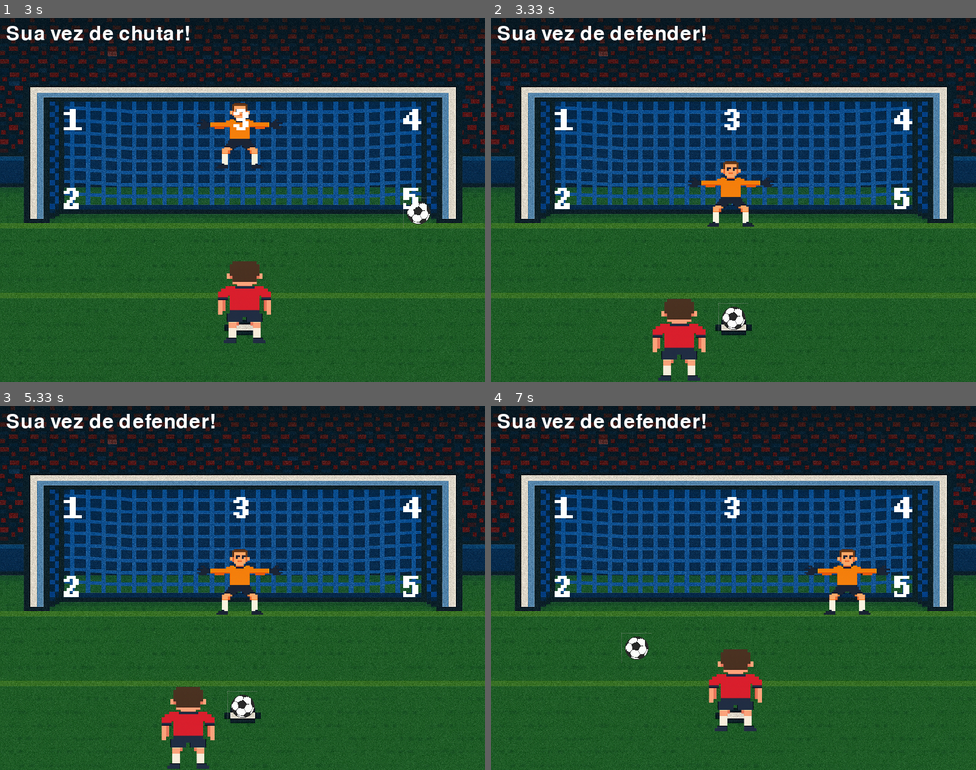
Above: before the commit, frames 1-4 (two rows, left to right).
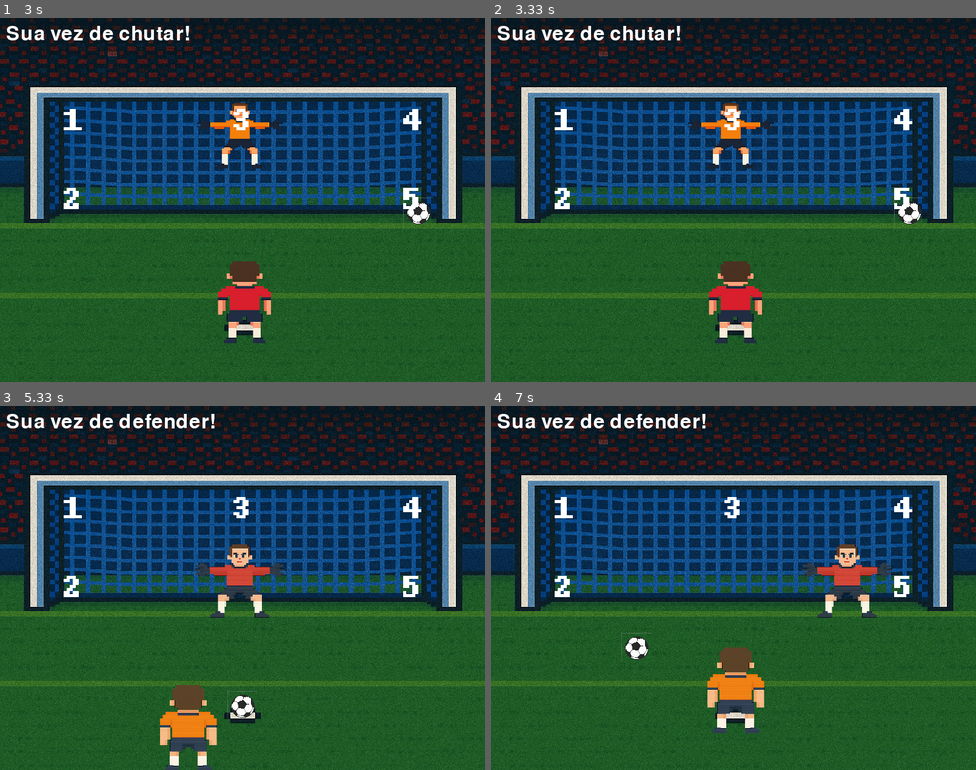
Above: after the commit, the same moments.

Repository: FredericoAyres/py-game
Game: pygame game, started from jogo.py
The game is run twice, just before and just after one commit, with the same random seed, the same clock (stepped at 60 frames per second) and the same inputs.
Inputs:
- Up to frame 1 (3 s): tap 2 at 0.33 s; tap 5 at 0.67 s
- Up to frame 2 (3.33 s): no input
- Up to frame 3 (5.33 s): no input
- Up to frame 4 (7 s): hold 5 6-6.47 s

Frame 1 is identical in both runs. In frame 2, 5.3% of the frame differs, in the area x 24-90%, y 2-100%; in frame 3, 2.4%; in frame 4, 2.4%.

Commit message:
alternando_goleiro_jogador

Diff:
--- a/classes.py
+++ b/classes.py
@@ -3,7 +3,7 @@
 
 class Bola(pygame.sprite.Sprite):
     def __init__(self, img):
-        # Construtor da classe mãe (Sprite).
+
         pygame.sprite.Sprite.__init__(self)
 
         self.image = img
@@ -56,7 +56,7 @@
 
 class Jogador(pygame.sprite.Sprite):
     def __init__(self, img):
-        # Construtor da classe mãe (Sprite).
+
         pygame.sprite.Sprite.__init__(self)
 
         self.image = img
--- a/jogo_rodando.py
+++ b/jogo_rodando.py
@@ -6,12 +6,17 @@
 def jogo_rodando(window):
     running = True
     clock = pygame.time.Clock()
+
     image_fundo = pygame.image.load('assets/img/Gol_DesSoft.png').convert_alpha()
     image_fundo = pygame.transform.scale(image_fundo,(800, 600))
     image_goleiro = pygame.image.load('assets/img/Goleiro_DesSoft.png').convert_alpha()
     image_goleiro = pygame.transform.scale(image_goleiro,(160, 135))
+    image_goleiro2 = pygame.image.load('assets/img/Goleiro2_DesSoft.png').convert_alpha()
+    image_goleiro2 = pygame.transform.scale(image_goleiro2,(160, 135))
     image_jogador = pygame.image.load('assets/img/Jogador_DesSoft.png').convert_alpha()
     image_jogador = pygame.transform.scale(image_jogador,(180, 160))
+    image_jogador2 = pygame.image.load('assets/img/Jogador2_DesSoft.png').convert_alpha()
+    image_jogador2 = pygame.transform.scale(image_jogador2,(180, 160))
     image_bola = pygame.image.load('assets/img/Bola_DesSoft.png').convert_alpha()
     image_bola = pygame.transform.scale(image_bola,(50, 50))
     image_1 = pygame.image.load('assets/img/1_DesSoft.png').convert_alpha()
@@ -30,90 +35,102 @@
     goleiro = Goleiro(image_goleiro)
     jogador = Jogador(image_jogador)
     bola = Bola(image_bola)
+    goleiro2 = Goleiro(image_goleiro2)
+    jogador2 = Jogador(image_jogador2)
+
+    jogador_atual = jogador
+    goleiro_atual = goleiro
 
     turno = "chute"
     esperando_chute = True
 
     while running:
-
         clock.tick(60)
 
         for event in pygame.event.get():
-
             if event.type == pygame.QUIT:
                 running = False
                 estado = QUIT
 
             if esperando_chute and event.type == pygame.KEYUP:
                 if turno == "chute":
+                    jogador_atual = jogador
+                    goleiro_atual = goleiro
                     if event.key == pygame.K_1:
-                        jogador.direcao = 1
+                        jogador_atual.direcao = 1
                         bola.direcao = 1
-                        goleiro.direcao = random.randint(1, 5)
+                        goleiro_atual.direcao = random.randint(1, 5)
                         esperando_chute = False
-                    if event.key == pygame.K_2:
-                        jogador.direcao = 2
+                    elif event.key == pygame.K_2:
+                        jogador_atual.direcao = 2
                         bola.direcao = 2
-                        goleiro.direcao = random.randint(1, 5)
+                        goleiro_atual.direcao = random.randint(1, 5)
                         esperando_chute = False
-                    if event.key == pygame.K_3:
-                        jogador.direcao = 3
+                    elif event.key == pygame.K_3:
+                        jogador_atual.direcao = 3
                         bola.direcao = 3
-                        goleiro.direcao = random.randint(1, 5)
+                        goleiro_atual.direcao = random.randint(1, 5)
                         esperando_chute = False
-                    if event.key == pygame.K_4:
-                        jogador.direcao = 4
+                    elif event.key == pygame.K_4:
+                        jogador_atual.direcao = 4
                         bola.direcao = 4
-                        goleiro.direcao = random.randint(1, 5)
+                        goleiro_atual.direcao = random.randint(1, 5)
                         esperando_chute = False
-                    if event.key == pygame.K_5:
-                        jogador.direcao = 5
+                    elif event.key == pygame.K_5:
+                        jogador_atual.direcao = 5
                         bola.direcao = 5
-                        goleiro.direcao = random.randint(1, 5)
+                        goleiro_atual.direcao = random.randint(1, 5)
                         esperando_chute = False
 
                 elif turno == "defesa":
+                    jogador_atual = jogador2
+                    goleiro_atual = goleiro2
                     if event.key == pygame.K_1:
-                        goleiro.direcao = 1
-                        jogador.direcao = 3
+                        goleiro_atual.direcao = 1
+                        jogador_atual.direcao = 3
                         bola.direcao = random.randint(1, 5)
                         esperando_chute = False
-                    if event.key == pygame.K_2:
-                        goleiro.direcao = 2
-                        jogador.direcao = 3
+                    elif event.key == pygame.K_2:
+                        goleiro_atual.direcao = 2
+                        jogador_atual.direcao = 3
                         bola.direcao = random.randint(1, 5)
                         esperando_chute = False
-                    if event.key == pygame.K_3:
-                        goleiro.direcao = 3
-                        jogador.direcao = 3
+                    elif event.key == pygame.K_3:
+                        goleiro_atual.direcao = 3
+                        jogador_atual.direcao = 3
                         bola.direcao = random.randint(1, 5)
                         esperando_chute = False
-                    if event.key == pygame.K_4:
-                        goleiro.direcao = 4
-                        jogador.direcao = 3
+                    elif event.key == pygame.K_4:
+                        goleiro_atual.direcao = 4
+                        jogador_atual.direcao = 3
                         bola.direcao = random.randint(1, 5)
                         esperando_chute = False
-                    if event.key == pygame.K_5:
-                        goleiro.direcao = 5
-                        jogador.direcao = 3
+                    elif event.key == pygame.K_5:
+                        goleiro_atual.direcao = 5
+                        jogador_atual.direcao = 3
                         bola.direcao = random.randint(1, 5)
                         esperando_chute = False
 
-        goleiro.update()
-        jogador.update()
+        goleiro_atual.update()
+        jogador_atual.update()
         bola.update()
 
-        if bola.direcao == 0 and jogador.direcao == 0 and goleiro.direcao == 0 and not esperando_chute:
-            pygame.time.wait(1000)
+        if bola.direcao == 0 and jogador_atual.direcao == 0 and goleiro_atual.direcao == 0 and not esperando_chute:
+            pygame.time.wait(3000)
             if turno == "chute":
                 turno = "defesa"
+                jogador_atual = jogador2
+                goleiro_atual = goleiro2
             else:
                 turno = "chute"
+                jogador_atual = jogador
+                goleiro_atual = goleiro
             esperando_chute = True
-            jogador.rect.x = 220
-            jogador.rect.y = 450
-            goleiro.rect.x = 315
-            goleiro.rect.y = 220
+
+            jogador_atual.rect.x = 220
+            jogador_atual.rect.y = 450
+            goleiro_atual.rect.x = 315
+            goleiro_atual.rect.y = 220
             bola.rect.x = 375
             bola.rect.y = 470
 
@@ -123,8 +140,8 @@
             text = font.render('Sua vez de defender!', True, (255, 255, 255))
 
         window.blit(image_fundo, (0, 0))
-        window.blit(image_goleiro, (goleiro.rect.x, goleiro.rect.y))
-        window.blit(jogador.image, (jogador.rect.x, jogador.rect.y))
+        window.blit(goleiro_atual.image, (goleiro_atual.rect.x, goleiro_atual.rect.y))
+        window.blit(jogador_atual.image, (jogador_atual.rect.x, jogador_atual.rect.y))
         window.blit(bola.image, (bola.rect.x, bola.rect.y))
         window.blit(image_1, (-80, -30))
         window.blit(image_2, (-80, 100))
--- a/programa.py
+++ b/programa.py
@@ -9,6 +9,7 @@
     input()
 
     placar = {'Jogador': 0, 'Computador': 0}
+
 
     for i in range(5):
 
Binary file added: assets/img/Goleiro2_DesSoft.png
Binary file added: assets/img/Jogador2_DesSoft.png
